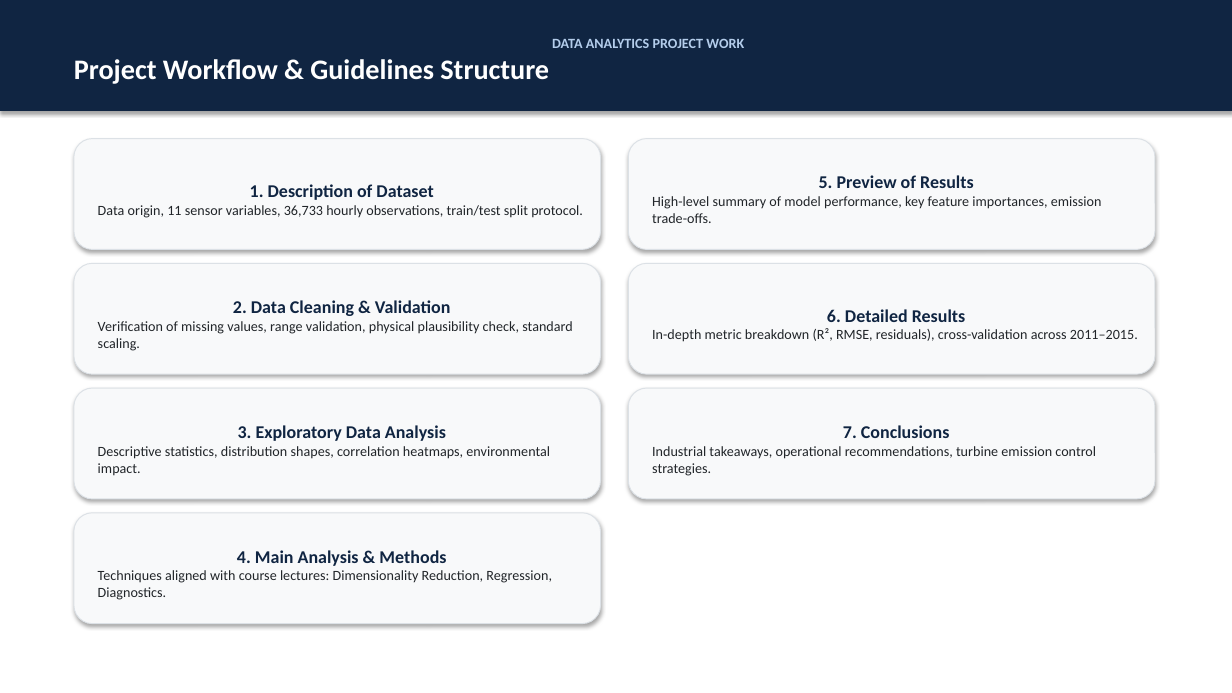
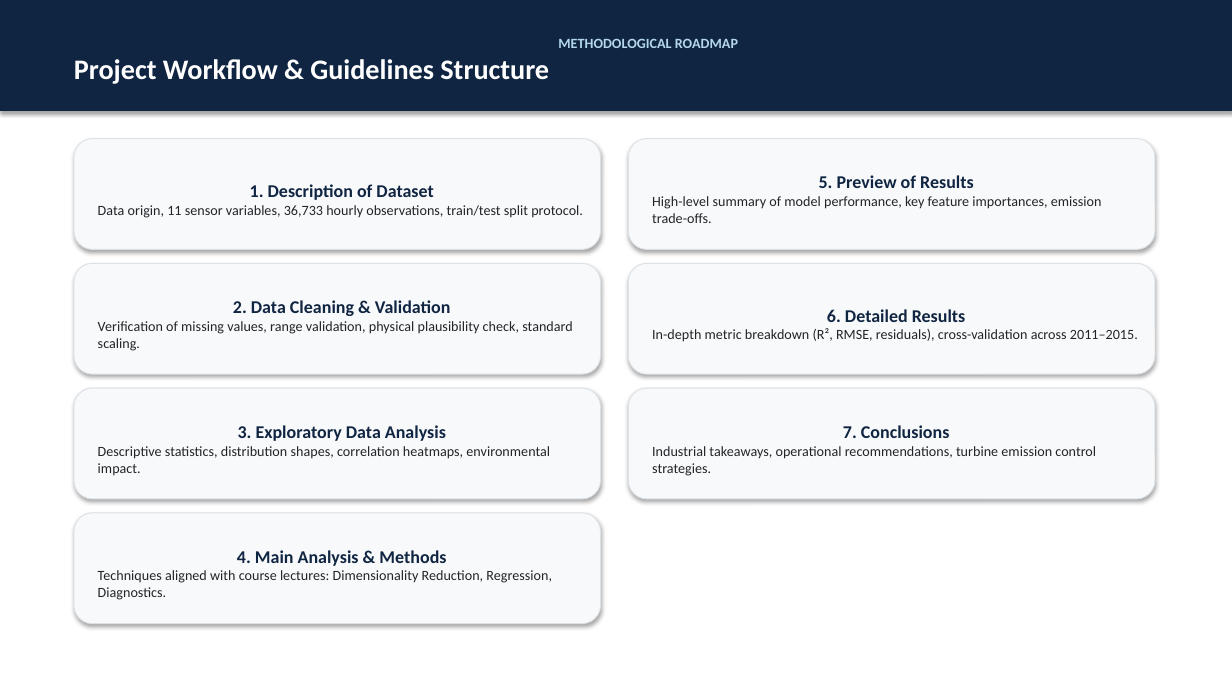
Before and after one commit to guidomariadifiore/DataAnalysisProject, a slide deck: slide 2 of presentation.pptx. Drawn at 1232x693 pixels with LibreOffice and Linux fonts; fonts in the diff are those of the drawing. Boxes give left, top, right and bottom in pixels: in the first picture for what was removed or moved away, otherwise in the second. Text is boxed around its words. In the diff, an @@ line names an element or a change of style, - is before the commit and + after.

```diff
--- a/presentation.pptx
+++ b/presentation.pptx
@@ text in rectangle at <box>558,38,738,48</box>: text changed; text colour #B4CDEB to #B4D7EB @@
-DATA ANALYTICS PROJECT WORK
+METHODOLOGICAL ROADMAP
```
Also in this commit, not shown: 6 other slides changed, 5 slides added, 4 other files.
